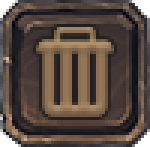
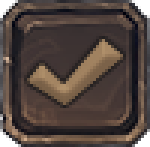
Layered file, before and after one edit (150px x 147px). Changes by layer:
added layer "Layer 21" above "Layer 20" over [27, 39, 123, 105]
hid "Layer 20" over [36, 27, 114, 117]
